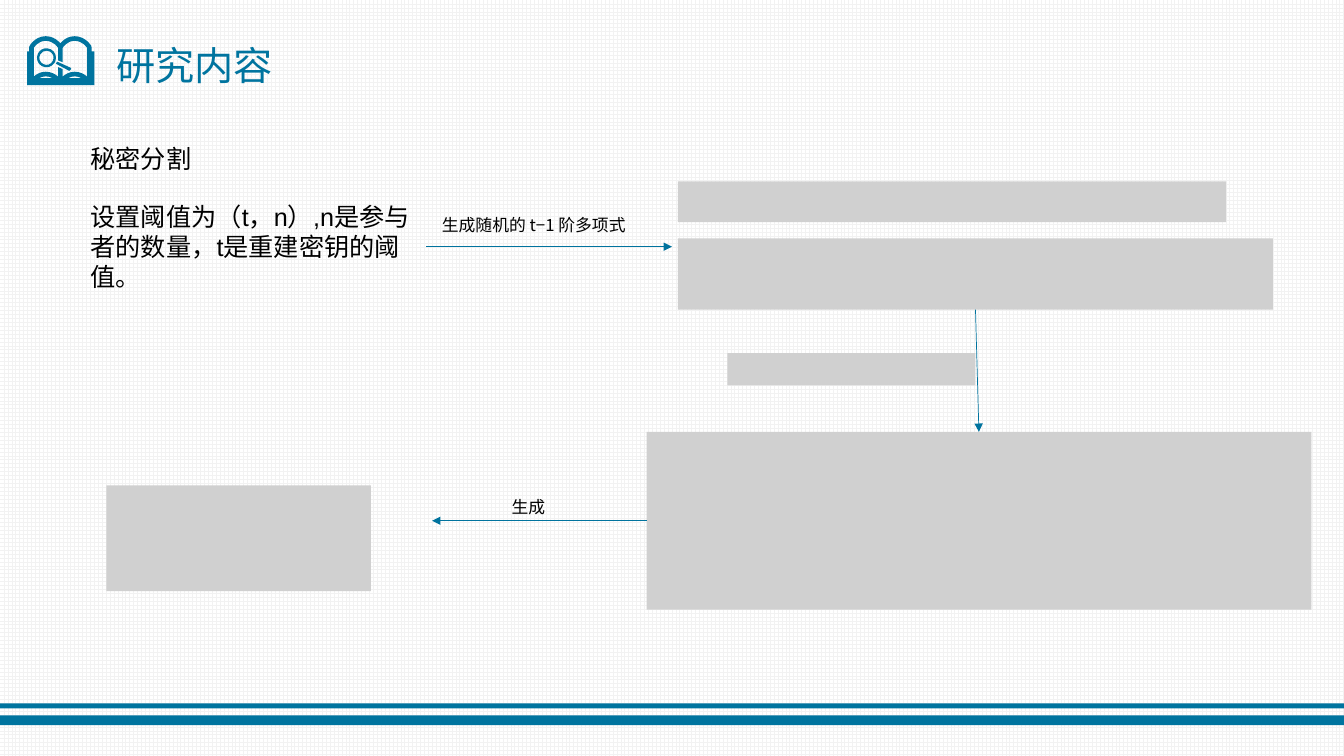
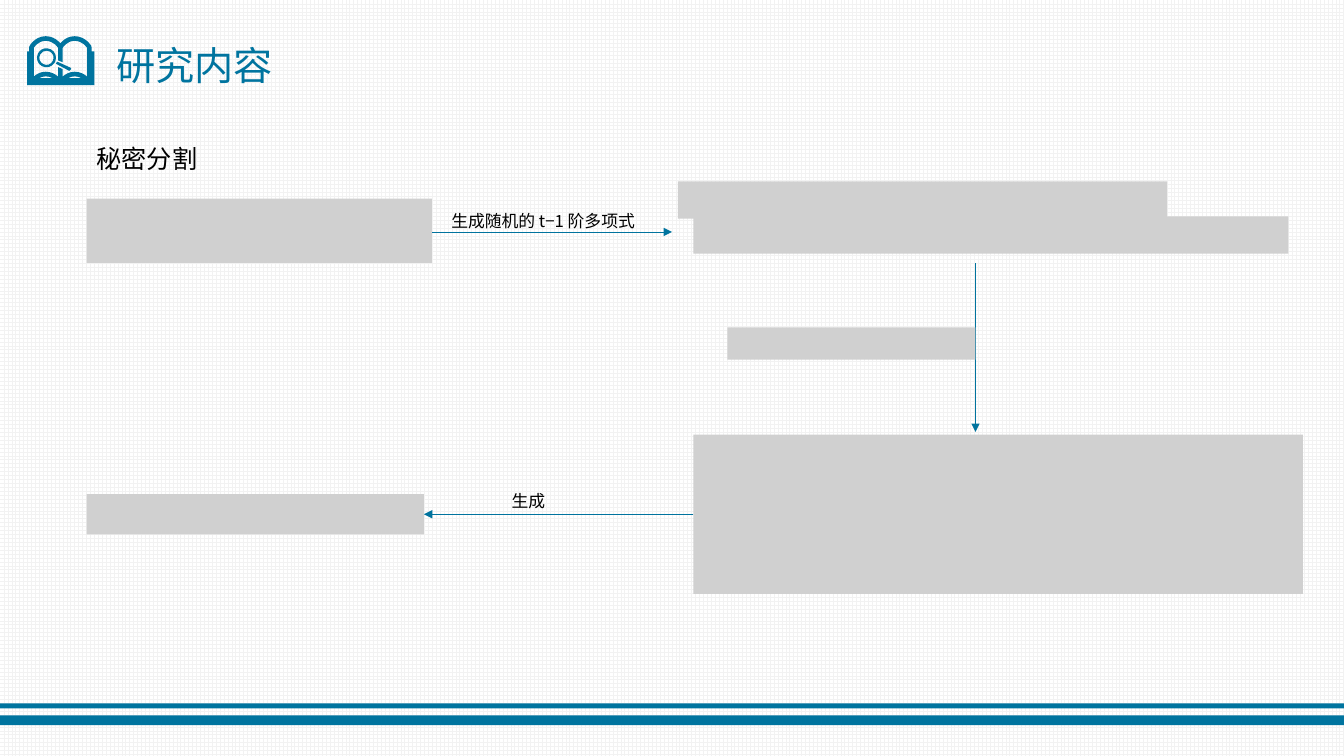
Before and after one commit to jiangquanli-0304/notary, a slide deck: slide 18 of 开题报告.pptx (slide 17 before the commit). Drawn at 1344x756 pixels with LibreOffice and Linux fonts; fonts in the diff are those of the drawing; grey boxes stand for pictures. Boxes give left, top, right and bottom in pixels: in the first picture for what was removed or moved away, otherwise in the second. Text is boxed around its words. In the diff, an @@ line names an element or a change of style, - is before the commit and + after.

```diff
--- a/开题报告.pptx
+++ b/开题报告.pptx
@@ text "秘密分割": place and size @@
-text "秘密分割" at bbox=[91, 146, 192, 170]
+text "秘密分割" at bbox=[97, 146, 198, 170]
@@ picture added at bbox=[87, 199, 433, 263] @@
@@ text removed at bbox=[91, 204, 410, 288] @@
-设置阈值为（t，n）,n是参与者的数量，t是重建密钥的阈值。
@@ text "生成随机的 t−1 阶多项式": place and size @@
-text "生成随机的 t−1 阶多项式" at bbox=[442, 217, 625, 233]
+text "生成随机的 t−1 阶多项式" at bbox=[451, 213, 635, 229]
@@ picture: place and size @@
-picture at bbox=[679, 181, 1227, 222]
+picture at bbox=[679, 181, 1168, 219]
@@ arrow moved from (426, 247) - (673, 247) to (433, 232) - (673, 232) @@
@@ picture removed at bbox=[679, 238, 1273, 310] @@
@@ picture added at bbox=[694, 217, 1289, 254] @@
@@ arrow moved from (976, 310) - (979, 432) to (976, 263) - (976, 432) @@
@@ picture added at bbox=[728, 328, 976, 360] @@
@@ picture removed at bbox=[728, 353, 976, 385] @@
@@ picture: place and size @@
-picture at bbox=[646, 432, 1312, 609]
+picture at bbox=[694, 435, 1304, 594]
@@ picture: place and size @@
-picture at bbox=[107, 485, 372, 591]
+picture at bbox=[87, 494, 424, 534]
@@ text "生成": place and size @@
-text "生成" at bbox=[512, 499, 546, 514]
+text "生成" at bbox=[512, 493, 546, 508]
@@ arrow moved from (646, 521) - (433, 521) to (694, 514) - (424, 514) @@
```
Also in this commit, not shown: 12 other slides changed, 1 slide added, 2 slides removed, 6 other files.
